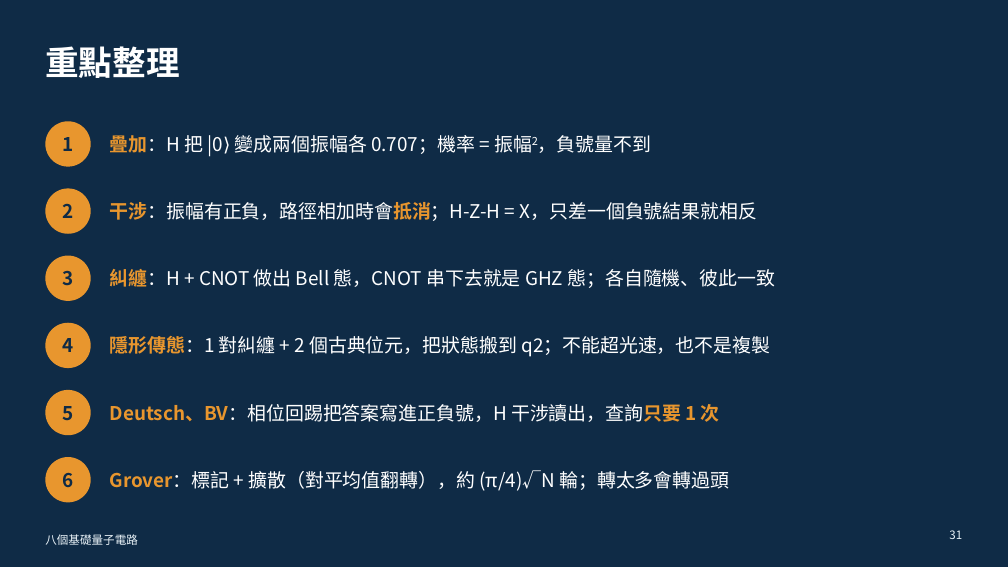
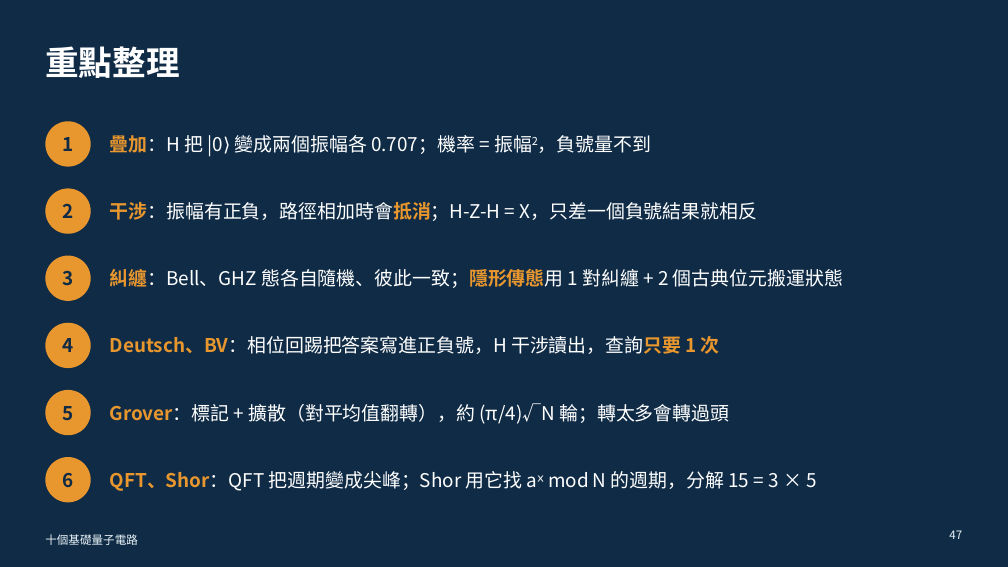
Before and after one commit to pcpcchen-coder/QuantumComputing, a slide deck: slide 47 of slides/output/basic-circuits.pptx (slide 31 before the commit). Drawn at 1008x567 pixels with LibreOffice and Linux fonts; fonts in the diff are those of the drawing. Boxes give left, top, right and bottom in pixels: in the first picture for what was removed or moved away, otherwise in the second. Text is boxed around its words. In the diff, an @@ line names an element or a change of style, - is before the commit and + after.

```diff
--- a/slides/output/basic-circuits.pptx
+++ b/slides/output/basic-circuits.pptx
@@ text at bbox=[110, 269, 843, 288]: text changed @@
-糾纏：H + CNOT 做出 Bell 態，CNOT 串下去就是 GHZ 態；各自隨機、彼此一致
+糾纏：Bell、GHZ 態各自隨機、彼此一致；隱形傳態用 1 對糾纏 + 2 個古典位元搬運狀態
@@ text "Deutsch、BV：相位回踢把答案寫進正負號，H 干涉讀出，查詢只要 1 次": place and size @@
-text "Deutsch、BV：相位回踢把答案寫進正負號，H 干涉讀出，查詢只要 1 次" at bbox=[110, 404, 720, 422]
+text "Deutsch、BV：相位回踢把答案寫進正負號，H 干涉讀出，查詢只要 1 次" at bbox=[110, 336, 720, 354]
@@ text removed at bbox=[110, 336, 770, 357] @@
-隱形傳態：1 對糾纏 + 2 個古典位元，把狀態搬到 q2；不能超光速，也不是複製
@@ text "Grover：標記 + 擴散（對平均值翻轉），約 (π/4)√N 輪；轉太多會轉過頭": place and size @@
-text "Grover：標記 + 擴散（對平均值翻轉），約 (π/4)√N 輪；轉太多會轉過頭" at bbox=[110, 470, 729, 491]
+text "Grover：標記 + 擴散（對平均值翻轉），約 (π/4)√N 輪；轉太多會轉過頭" at bbox=[110, 403, 729, 424]
@@ text added at bbox=[110, 471, 816, 491], 18 pt, text #FFFFFF @@
+QFT、Shor：QFT 把週期變成尖峰；Shor 用它找 aˣ mod N 的週期，分解 15 = 3 × 5
@@ text at bbox=[45, 534, 138, 545]: text changed @@
-八個基礎量子電路
+十個基礎量子電路
@@ page number at bbox=[949, 530, 962, 539]: text changed @@
-31
+47
```
Also in this commit, not shown: 31 other slides changed, 16 slides added, 21 other files.
